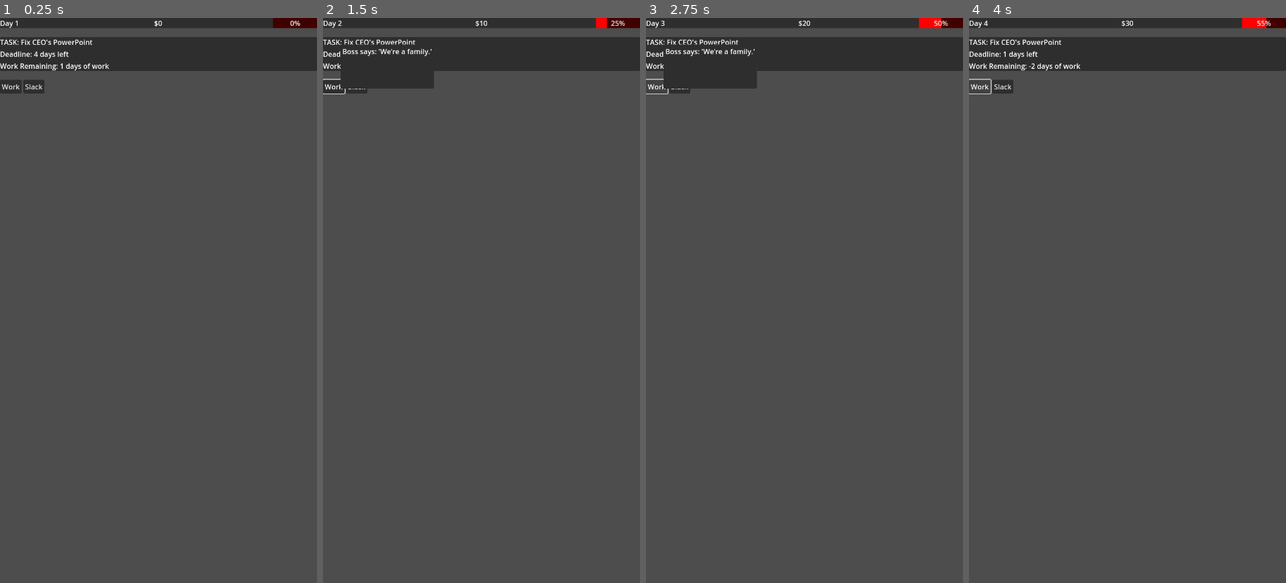
Above: before the commit, frames 1-4 (left to right).
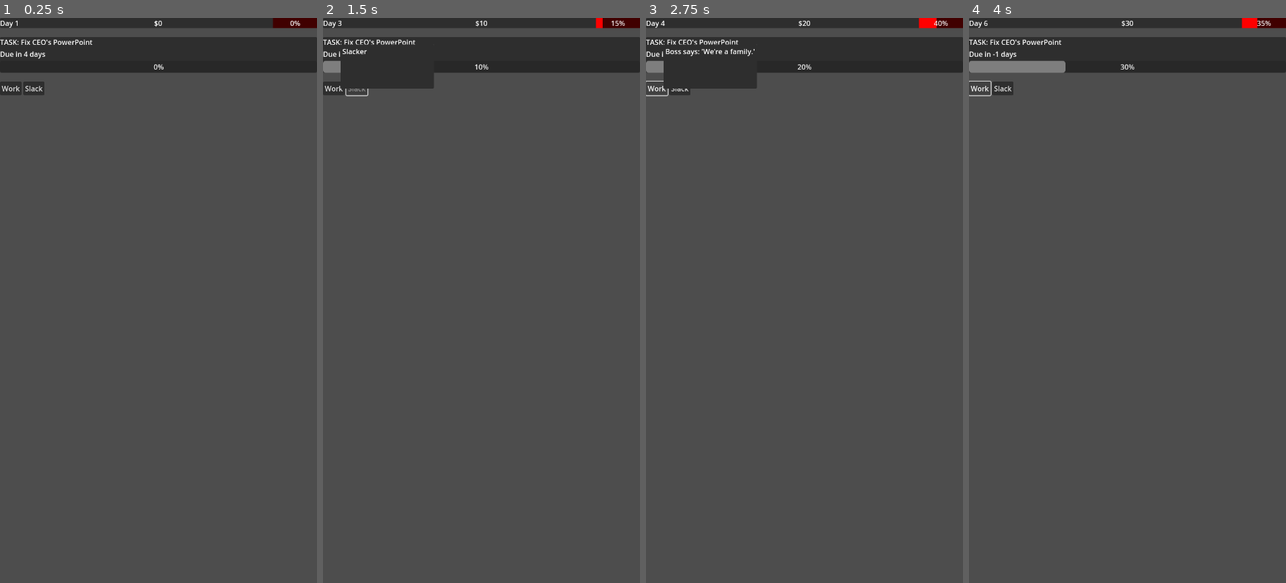
Above: after the commit, the same moments.

Repository: lmchoi/alt-f-this
Game: Godot game, scene res://scenes/game_ui.tscn
Two runs of this game, one before a commit and one after it. Both use one fixed random seed, a clock stepped at 60 frames per second and the inputs below.
Inputs:
- Up to frame 1 (0.25 s): no input
- Up to frame 2 (1.5 s): click "Work" at 0.5 s; click "Slack" at 1.25 s
- Up to frame 3 (2.75 s): click "Work" at 2 s
- Up to frame 4 (4 s): click "Slack" at 2.75 s; click "Work" at 3.5 s

The runs differ from the first frame. In frame 1, 0.7% of the frame differs, in the area x 0-100%, y 5-14%; in frame 2, 0.6%; in frame 3, 0.5%; in frame 4, 1.1%, in the area x 0-100%, y 0-14%.

Commit message:
Update to the progress bar

Diff:
--- a/scenes/game_ui.gd
+++ b/scenes/game_ui.gd
@@ -7,7 +7,7 @@
 @onready var chaos_bar := $"%ChaosBar"
 
 @onready var deadline_label := $"%DeadlineLabel"
-@onready var work_remaining_label := $"%WorkRemainingLabel"
+@onready var progress_bar := $"%ProgressBar"
 
 func _ready():
 	work_button.pressed.connect(_on_work_button_pressed)
@@ -36,5 +36,5 @@
 func _on_next_day(nth_day: int):
 	day_label.text = "Day " + str(nth_day)
 	var days_left = GameManager.current_task.due_day - nth_day
-	deadline_label.text = "Deadline: " + str(days_left) + " days left"
-	work_remaining_label.text = "Work Remaining: " + str(GameManager.current_task.work_remaining) + " days of work"
+	deadline_label.text = "Due in " + str(days_left) + " days"
+	progress_bar.value = GameManager.current_task.progress
--- a/scenes/game_ui.tscn
+++ b/scenes/game_ui.tscn
@@ -11,7 +11,7 @@
 [sub_resource type="StyleBoxFlat" id="StyleBoxFlat_u001w"]
 bg_color = Color(1, 0, 0, 1)
 
-[node name="GameUI" type="Node"]
+[node name="GameUI" type="CanvasLayer"]
 script = ExtResource("1_yubou")
 
 [node name="VBoxContainer" type="VBoxContainer" parent="."]
@@ -60,9 +60,9 @@
 [node name="DeadlineLabel" type="Label" parent="VBoxContainer/TaskPanel/VBoxContainer"]
 unique_name_in_owner = true
 layout_mode = 2
-text = "Deadline: 5 days left"
+text = "Due in 5 days"
 
-[node name="WorkRemainingLabel" type="Label" parent="VBoxContainer/TaskPanel/VBoxContainer"]
+[node name="ProgressBar" type="ProgressBar" parent="VBoxContainer/TaskPanel/VBoxContainer"]
 unique_name_in_owner = true
 layout_mode = 2
 
--- a/scripts/resources/task.gd
+++ b/scripts/resources/task.gd
@@ -5,10 +5,12 @@
 
 @export var title := "Fix CEO's PowerPoint"
 @export var due_day := 5 # Day number (e.g., Day 3)
-@export var work_remaining := 1
+@export var progress := 0
 
 func do_work():
-	work_remaining -= 1
+#	update this value
+	var work_done = 10
+	progress += work_done
 
-	if work_remaining == 0:
+	if progress == 100:
 		work_completed.emit({"text": "Work Completed!"})
